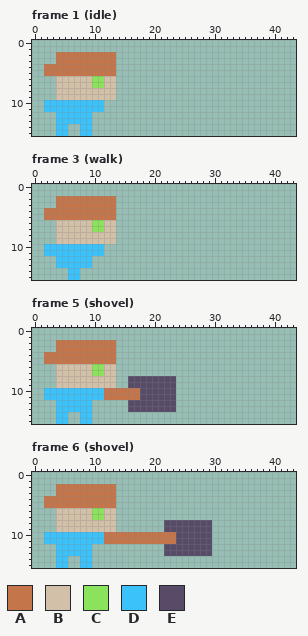
Edited in one commit: pixel-art file (entities/hero/Hero.ase). This is how it looked before the edit.
64x16 pixels, 11 frames. Shown: frame 1 (idle): x 0..43, y 0..15; frame 3 (walk): x 0..43, y 0..15; frame 5 (shovel): x 0..43, y 0..15; frame 6 (shovel): x 0..43, y 0..15. The commit also changed other frames, which this record leaves out.
Palette (. is transparent): A #c5754a  B #d3c0a8  C #8ae25d  D #3cc2fa  E #574b67
The same view after the edit:
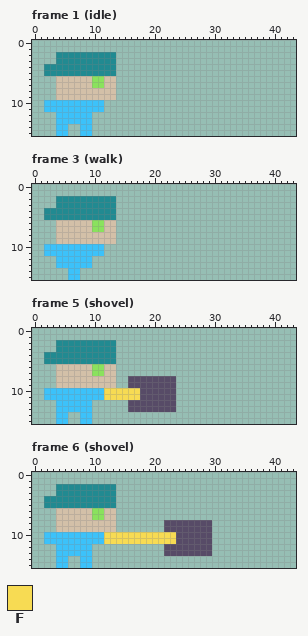
Colours new in this view: F #f7db53
Edits made:
Colour A changes from #c5754a to #218a91.
Frame 5 (shovel):
Colour A becomes colour F in rows 10 to 11 at x 12 to 17.
Frame 6 (shovel):
Colour A becomes colour F in rows 10 to 11 at x 12 to 23.
